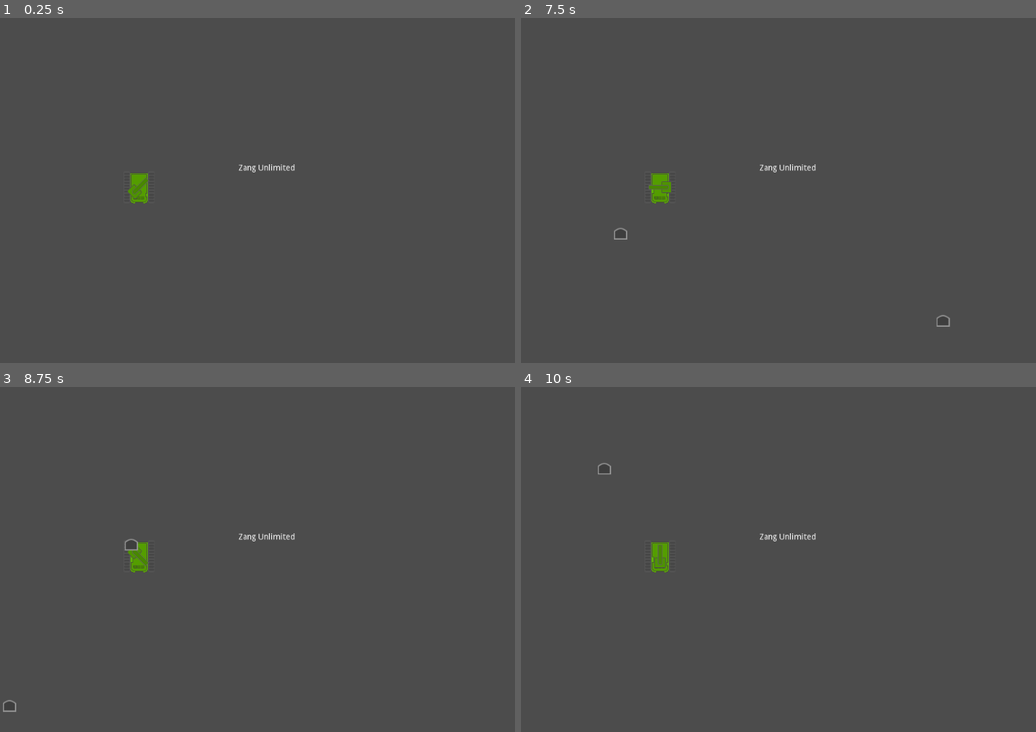
Above: before the commit, frames 1-4 (two rows, left to right).
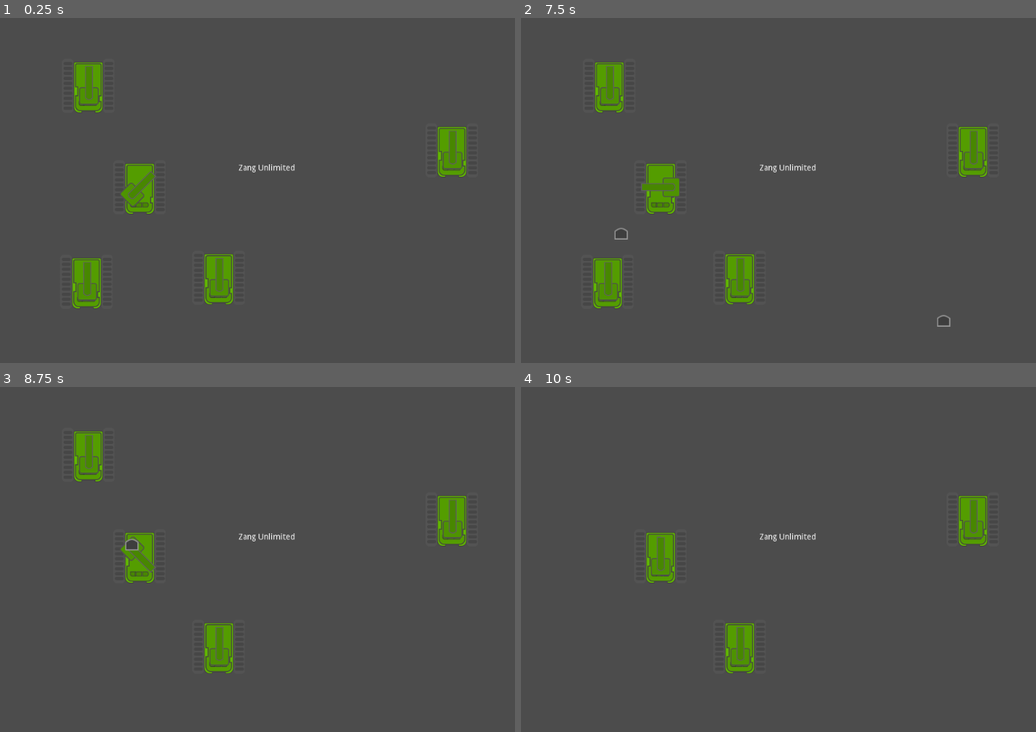
Above: after the commit, the same moments.

Repository: Moarales/GodotProjectMiniLeopard
Game: Godot game, scene res://MainScene.tscn
The game is run twice, just before and just after one commit, with the same random seed, the same clock (stepped at 60 frames per second) and the same inputs.
Inputs:
- Up to frame 1 (0.25 s): no input
- Up to frame 2 (7.5 s): no input
- Up to frame 3 (8.75 s): no input
- Up to frame 4 (10 s): no input

The runs differ from the first frame. In frame 1, 3.5% of the frame differs, in the area x 14-91%, y 12-85%; in frame 2, 3.6%, in the area x 14-91%, y 12-90%; in frame 3, 2.8%; in frame 4, 2.1%.

Commit message:
enemy tanks can now be iht

Diff:
--- a/Bullet.gd
+++ b/Bullet.gd
@@ -3,7 +3,6 @@
 func _process(delta):
 	gravity_scale = 0
 	Input.get_gyroscope()
-	print(Input.get_gyroscope())
 	var gyroVector = Input.get_gyroscope()
 	var direction =  Vector2(gyroVector.y,gyroVector.x);
 	add_force(direction,direction*10)
--- a/Bullet.tscn
+++ b/Bullet.tscn
@@ -5,7 +5,7 @@
 
 [sub_resource type="RectangleShape2D" id=1]
 
-[node name="RigidBody2D" type="RigidBody2D"]
+[node name="Bullet" type="RigidBody2D"]
 script = ExtResource( 2 )
 
 [node name="CollisionShape2D" type="CollisionShape2D" parent="."]
--- /dev/null
+++ b/EnemyTank.gd
@@ -0,0 +1,8 @@
+extends Area2D
+
+func _process(delta):
+	var bodies = get_overlapping_bodies ( );
+	for body in bodies:
+		if "Bullet" in body.name:
+			get_node("..").queue_free()
+			body.queue_free()
--- a/MainScene.tscn
+++ b/MainScene.tscn
@@ -1,8 +1,16 @@
-[gd_scene load_steps=4 format=2]
+[gd_scene load_steps=8 format=2]
 
 [ext_resource path="res://Tank/Tank.png" type="Texture" id=1]
 [ext_resource path="res://Tank/GunTurret.png" type="Texture" id=2]
 [ext_resource path="res://PlayerGunTurret.gd" type="Script" id=3]
+[ext_resource path="res://EnemyTank.gd" type="Script" id=4]
+[ext_resource path="res://WallScript.gd" type="Script" id=5]
+
+[sub_resource type="RectangleShape2D" id=1]
+extents = Vector2( 93, 95 )
+
+[sub_resource type="RectangleShape2D" id=2]
+extents = Vector2( 29.5, 566.046 )
 
 [node name="MainScene" type="Label"]
 margin_left = 413.0
@@ -12,8 +20,8 @@
 text = "Zang Unlimited"
 
 [node name="PlayerTank" type="Sprite" parent="."]
-position = Vector2( -172, 40 )
-scale = Vector2( 0.3, 0.3 )
+position = Vector2( -171, 40 )
+scale = Vector2( 0.5, 0.5 )
 texture = ExtResource( 1 )
 
 [node name="Sprite" type="Sprite" parent="PlayerTank"]
@@ -25,3 +33,123 @@
 
 [node name="BaseGun" type="Node2D" parent="PlayerTank/Sprite"]
 position = Vector2( 0, 30 )
+
+[node name="EnemyTank" type="Sprite" parent="."]
+position = Vector2( 370, -24 )
+scale = Vector2( 0.5, 0.5 )
+texture = ExtResource( 1 )
+
+[node name="Sprite2" type="Sprite" parent="EnemyTank"]
+position = Vector2( 2, -2 )
+texture = ExtResource( 2 )
+
+[node name="TipGun" type="Node2D" parent="EnemyTank/Sprite2"]
+position = Vector2( 0, -40 )
+
+[node name="BaseGun" type="Node2D" parent="EnemyTank/Sprite2"]
+position = Vector2( 0, 30 )
+
+[node name="Area2D" type="Area2D" parent="EnemyTank"]
+script = ExtResource( 4 )
+
+[node name="CollisionShape2D" type="CollisionShape2D" parent="EnemyTank/Area2D"]
+position = Vector2( 1, -1 )
+shape = SubResource( 1 )
+
+[node name="EnemyTank2" type="Sprite" parent="."]
+position = Vector2( -34, 197 )
+scale = Vector2( 0.5, 0.5 )
+texture = ExtResource( 1 )
+
+[node name="Sprite2" type="Sprite" parent="EnemyTank2"]
+position = Vector2( 2, -2 )
+texture = ExtResource( 2 )
+
+[node name="TipGun" type="Node2D" parent="EnemyTank2/Sprite2"]
+position = Vector2( 0, -40 )
+
+[node name="BaseGun" type="Node2D" parent="EnemyTank2/Sprite2"]
+position = Vector2( 0, 30 )
+
+[node name="Area2D" type="Area2D" parent="EnemyTank2"]
+script = ExtResource( 4 )
+
+[node name="CollisionShape2D" type="CollisionShape2D" parent="EnemyTank2/Area2D"]
+position = Vector2( 1, -1 )
+shape = SubResource( 1 )
+
+[node name="EnemyTank3" type="Sprite" parent="."]
+position = Vector2( -260, -136 )
+scale = Vector2( 0.5, 0.5 )
+texture = ExtResource( 1 )
+
+[node name="Sprite2" type="Sprite" parent="EnemyTank3"]
+position = Vector2( 2, -2 )
+texture = ExtResource( 2 )
+
+[node name="TipGun" type="Node2D" parent="EnemyTank3/Sprite2"]
+position = Vector2( 0, -40 )
+
+[node name="BaseGun" type="Node2D" parent="EnemyTank3/Sprite2"]
+position = Vector2( 0, 30 )
+
+[node name="Area2D" type="Area2D" parent="EnemyTank3"]
+script = ExtResource( 4 )
+
+[node name="CollisionShape2D" type="CollisionShape2D" parent="EnemyTank3/Area2D"]
+position = Vector2( 1, -1 )
+shape = SubResource( 1 )
+
+[node name="EnemyTank4" type="Sprite" parent="."]
+position = Vector2( -263, 204 )
+scale = Vector2( 0.5, 0.5 )
+texture = ExtResource( 1 )
+
+[node name="Sprite2" type="Sprite" parent="EnemyTank4"]
+position = Vector2( 2, -2 )
+texture = ExtResource( 2 )
+
+[node name="TipGun" type="Node2D" parent="EnemyTank4/Sprite2"]
+position = Vector2( 0, -40 )
+
+[node name="BaseGun" type="Node2D" parent="EnemyTank4/Sprite2"]
+position = Vector2( 0, 30 )
+
+[node name="Area2D" type="Area2D" parent="EnemyTank4"]
+script = ExtResource( 4 )
+
+[node name="CollisionShape2D" type="CollisionShape2D" parent="EnemyTank4/Area2D"]
+position = Vector2( 1, -1 )
+shape = SubResource( 1 )
+
+[node name="Walls" type="Node" parent="."]
+
+[node name="Area2D" type="Area2D" parent="Walls"]
+script = ExtResource( 5 )
+
+[node name="CollisionShape2D" type="CollisionShape2D" parent="Walls/Area2D"]
+position = Vector2( 562.904, -30.9172 )
+rotation = 1.56594
+shape = SubResource( 2 )
+
+[node name="Area2D4" type="Area2D" parent="Walls"]
+script = ExtResource( 5 )
+
+[node name="CollisionShape2D" type="CollisionShape2D" parent="Walls/Area2D4"]
+position = Vector2( 560.904, 620.083 )
+rotation = 1.56594
+shape = SubResource( 2 )
+
+[node name="Area2D3" type="Area2D" parent="Walls"]
+script = ExtResource( 5 )
+
+[node name="CollisionShape2D" type="CollisionShape2D" parent="Walls/Area2D3"]
+position = Vector2( 1057.5, 331 )
+shape = SubResource( 2 )
+
+[node name="Area2D2" type="Area2D" parent="Walls"]
+script = ExtResource( 5 )
+
+[node name="CollisionShape2D" type="CollisionShape2D" parent="Walls/Area2D2"]
+position = Vector2( -29.5, 295 )
+shape = SubResource( 2 )
--- /dev/null
+++ b/WallScript.gd
@@ -0,0 +1,8 @@
+extends Area2D
+
+
+func _process(delta):
+	var bodies = get_overlapping_bodies ( );
+	for body in bodies:
+		if "Bullet" in body.name:
+			body.queue_free()
